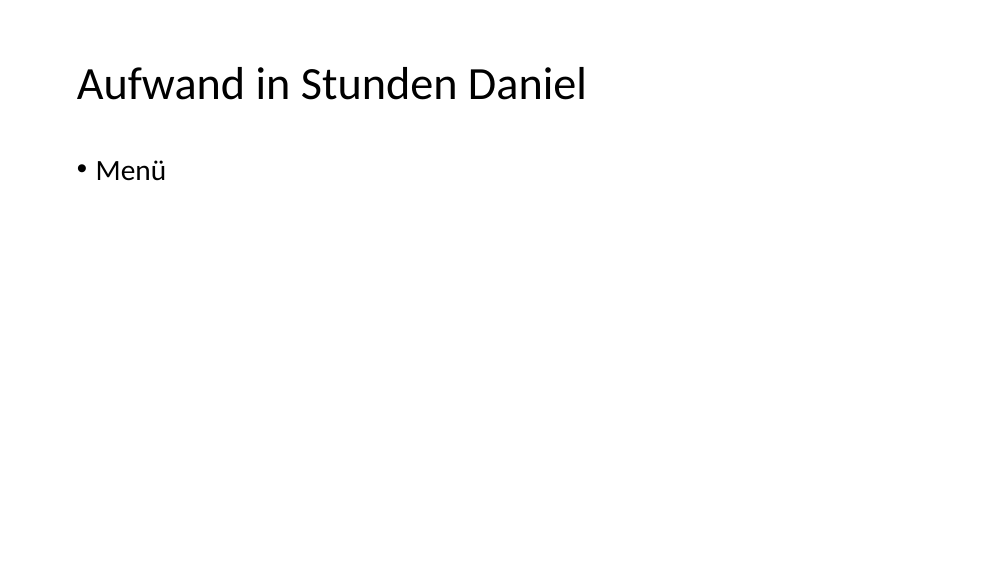
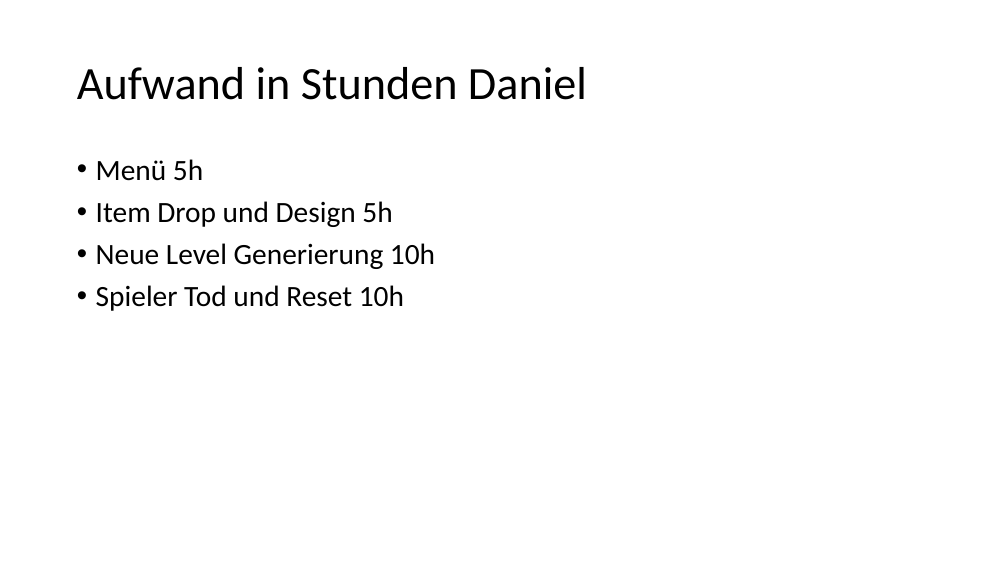
Before and after one commit to nielsq/CreativeNonSense, a slide deck: slide 9 of Anhang.pptx. Drawn at 1008x567 pixels with LibreOffice and Linux fonts; fonts in the diff are those of the drawing. Boxes give left, top, right and bottom in pixels: in the first picture for what was removed or moved away, otherwise in the second. Text is boxed around its words. In the diff, an @@ line names an element or a change of style, - is before the commit and + after.

```diff
--- a/Anhang.pptx
+++ b/Anhang.pptx
@@ text at (96,159,435,311): text changed @@
-• Menü
+• Menü 5h
+• Item Drop und Design 5h
+• Neue Level Generierung 10h
+• Spieler Tod und Reset 10h
```
Also in this commit, not shown: 2 other slides changed.
